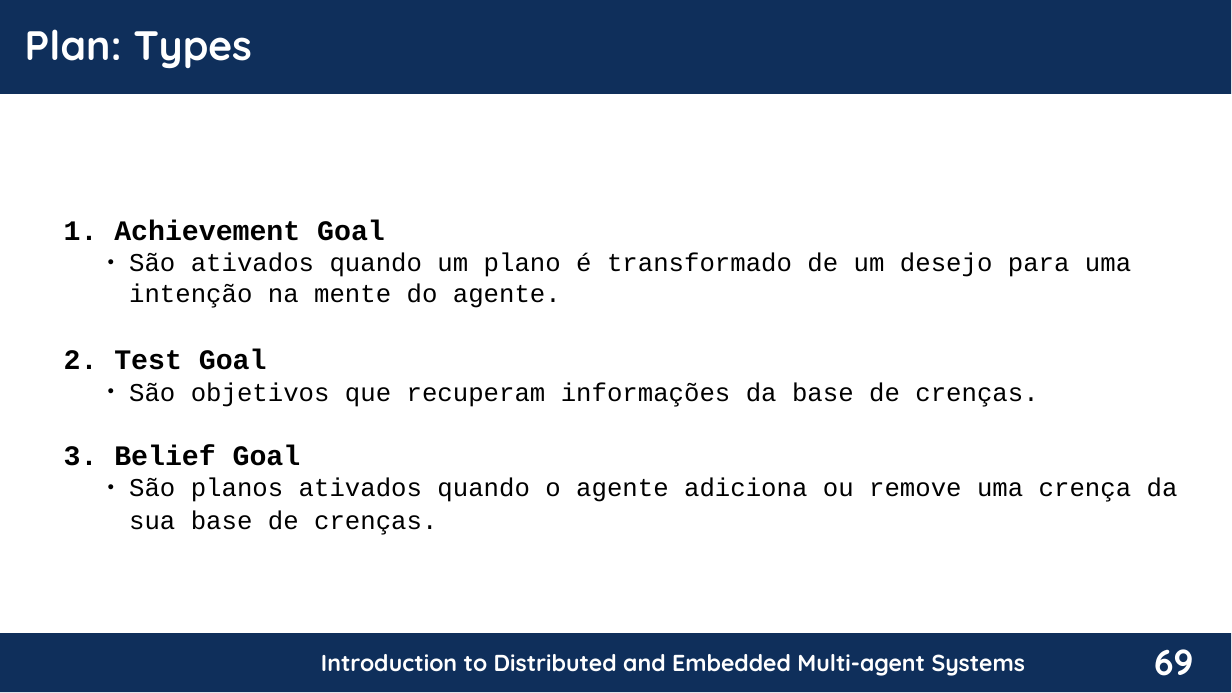
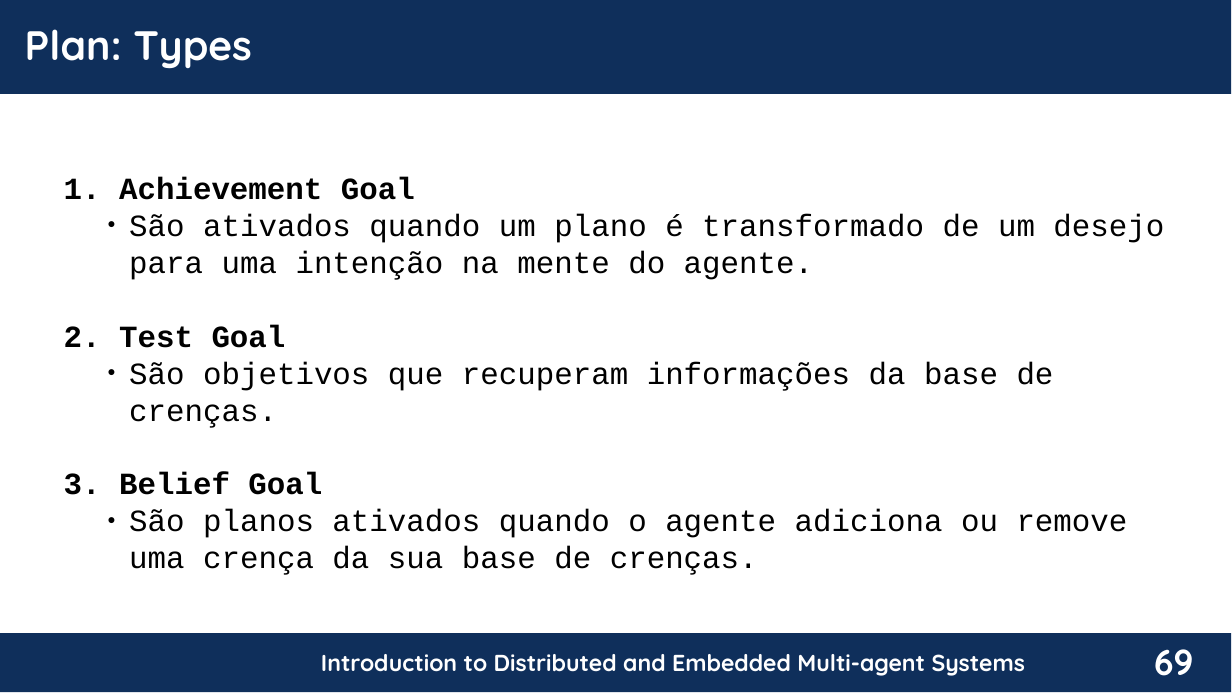
Before and after one commit to chon-group/distributedAndEmbeddedAI, a slide deck: slide 69 of course/08-GoalsAndPlans/08-GoalsAndPlans_20240503.odp. Drawn at 1232x693 pixels with LibreOffice and Linux fonts; fonts in the diff are those of the drawing; background and template pictures are left out. Boxes give left, top, right and bottom in pixels: in the first picture for what was removed or moved away, otherwise in the second. Text is boxed around its words. In the diff, an @@ line names an element or a change of style, - is before the commit and + after.

```diff
--- a/course/08-GoalsAndPlans/08-GoalsAndPlans_20240503.odp
+++ b/course/08-GoalsAndPlans/08-GoalsAndPlans_20240503.odp
@@ text "Achievement Goal" moved from (x1=114, y1=220, x2=1178, y2=535) to (x1=119, y1=177, x2=1164, y2=575) @@
@@ text "Achievement Goal" at (x1=119, y1=177, x2=1164, y2=575): size 22 to 24 pt in "Achievement Goal", "Test Goal", "Belief Goal"; size 20 to 24 pt in "São ativados quando um plano é transformado ...", "São objetivos que recuperam informações da base ...", "São planos ativados quando o agente adiciona ..." @@
```
Also in this commit, not shown: 16 other slides changed, 35 slides added.
